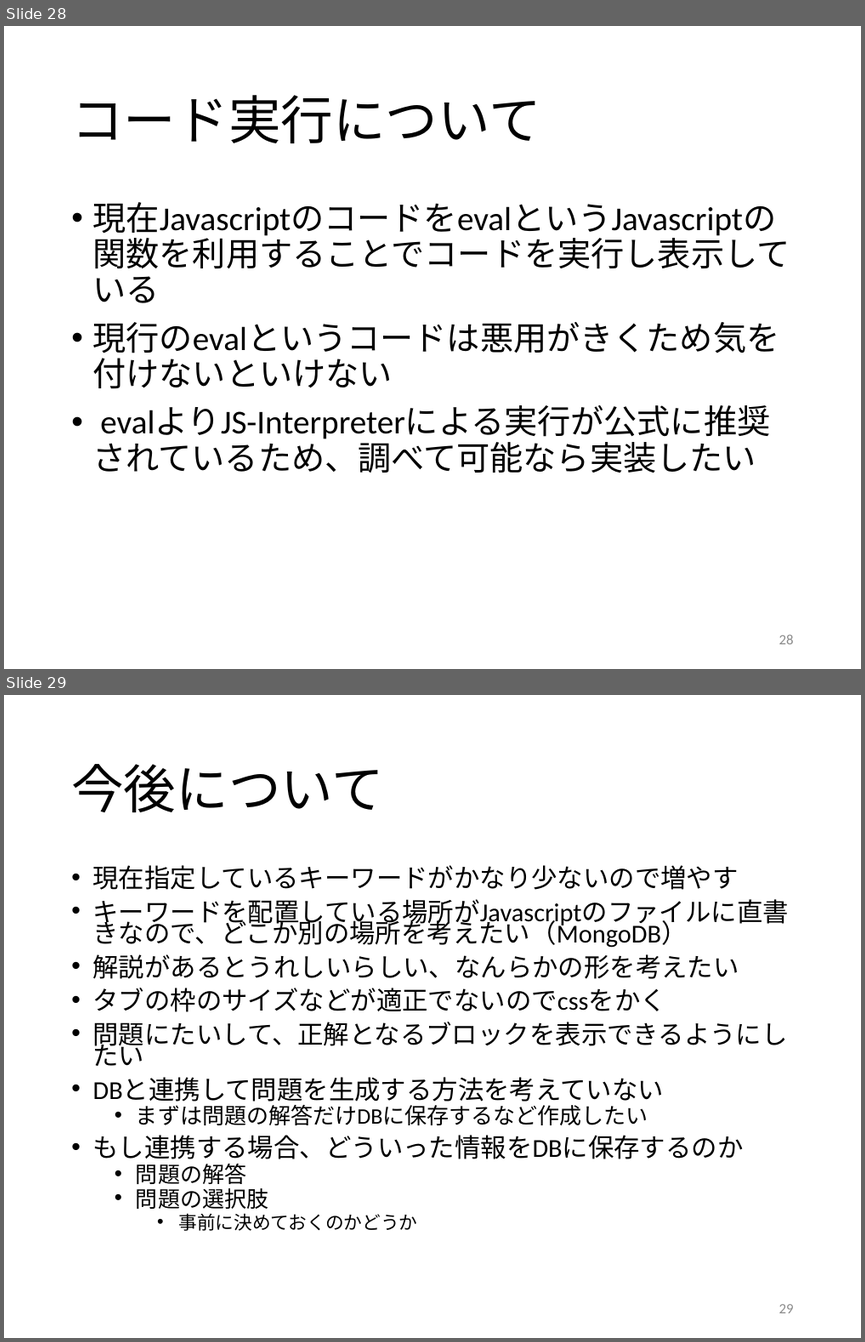
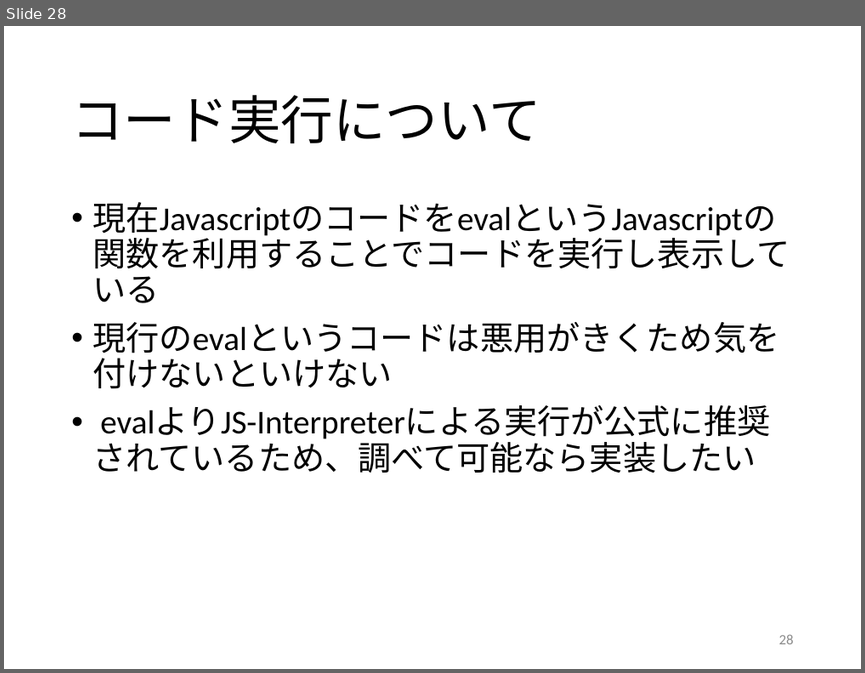
Before and after one commit to kait-takanolab/1821121-shimaoka-thesis, a slide deck: 1821121_shimaoka_sotsuken.pptx. Shown one above the other, each under a label of ours: slides 28 and 29 before the commit, slide 28 after it. The pictures are 865x1342 and 865x673 pixels, drawn with LibreOffice and Linux fonts; fonts in the diff are those of the drawing. Boxes give left, top, right and bottom in pixels: in the first picture for what was removed or moved away, otherwise in the second. Text is boxed around its words. In the diff, an @@ line names an element or a change of style, - is before the commit and + after.

```diff
--- a/1821121_shimaoka_sotsuken.pptx
+++ b/1821121_shimaoka_sotsuken.pptx
@@ slide 29 removed at <box>4,695,861,1338</box>, background #FFFFFF @@
@@ title removed at <box>71,764,384,812</box> @@
-今後について
@@ text removed at <box>93,865,789,1231</box> @@
-• 現在指定しているキーワードがかなり少ないので増やす
-• キーワードを配置している場所がJavascriptのファイルに直書きなので、どこか別の場所を考えたい（MongoDB）
-• 解説があるとうれしいらしい、なんらかの形を考えたい
-• タブの枠のサイズなどが適正でないのでcssをかく
-• 問題にたいして、正解となるブロックを表示できるようにしたい
-• DBと連携して問題を生成する方法を考えていない
-  • まずは問題の解答だけDBに保存するなど作成したい
-• もし連携する場合、どういった情報をDBに保存するのか
-  • 問題の解答
-  • 問題の選択肢
-    • 事前に決めておくのかどうか
@@ page number removed at <box>779,1304,794,1313</box> @@
-29
```
Also in this commit, not shown: 1 slide changed, 1 other file.
